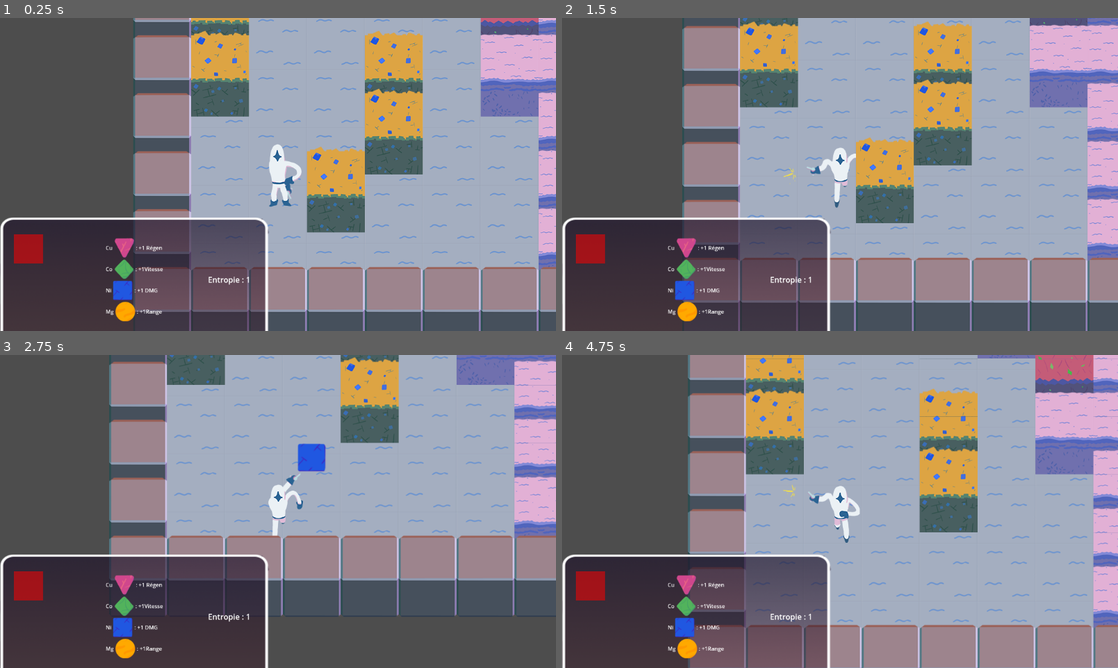
Above: before the commit, frames 1-4 (two rows, left to right).
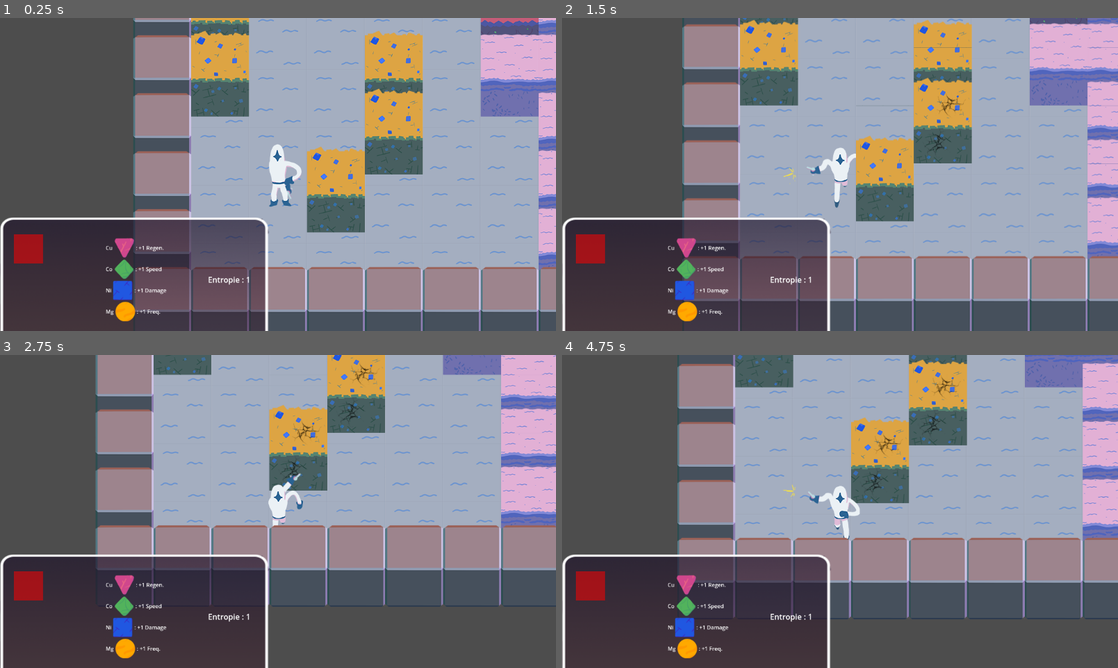
Above: after the commit, the same moments.

Repository: ParisRomane/Scientific_game_jam
Game: Godot game, scene res://scenes/concrete_scenes/game.tscn
Same seed, same stepped clock (60 frames per second), same inputs: the game is played once before the commit and once after it. This scene is started directly instead of the project's main scene.
Inputs (mouse positions are in pixels of both pictures, inside the frame that each line leads up to):
- Up to frame 1 (0.25 s): no input
- Up to frame 2 (1.5 s): tap Enter at 0.5 s; move the mouse to (962, 158) at 0.52 s; press the mouse at (962, 158) at 0.53 s; hold Right (ui_right) 0.53-1.28 s; tap Space (ui_select) at 0.77, 0.8, 1.07, 1.35 s; move the mouse to (728, 190) at 1.27 s; release the mouse at (728, 190) at 1.28 s; hold Down (ui_down) from 1.28 s (still down)
- Up to frame 3 (2.75 s): tap Space (ui_select) at 1.52, 1.82, 2.3 s; click (166, 527) at 1.55 s; move the mouse to (333, 442) at 2.02 s; release Down (ui_down) at 2.03 s; press the mouse at (333, 442) at 2.03 s; hold Right (ui_right) from 2.03 s (still down)
- Up to frame 4 (4.75 s): move the mouse to (812, 574) at 2.77 s; release Right (ui_right) at 2.78 s; release the mouse at (812, 574) at 2.78 s; hold Up (ui_up) 2.78-3.53 s; click (812, 574) at 2.85 s; tap Space (ui_select) at 3.02, 3.32, 4.52 s; move the mouse to (1006, 558) at 3.52 s; hold Space (ui_select) 3.53-4.28 s; hold Left (ui_left) from 3.53 s (still down); move the mouse to (673, 464) at 4.27 s; click (673, 464) at 4.35 s

The runs differ from the first frame. In frame 1, less than 0.1% of the frame differs, in the area x 26-30%, y 72-95%; in frame 2, 7.7%; in frame 3, 23%; in frame 4, 53%, in the area x 20-100%, y 0-100%.

Commit message:
Changed range stat to damage stat

Diff:
--- a/scenes/UIs/UI.tscn
+++ b/scenes/UIs/UI.tscn
@@ -1,4 +1,4 @@
-[gd_scene load_steps=6 format=3]
+[gd_scene load_steps=6 format=3 uid="uid://daohgp1o7vwie"]
 
 [ext_resource type="Script" path="res://scripts/UI.gd" id="1_xkwvf"]
 [ext_resource type="Texture2D" uid="uid://dkoapkls5ypuw" path="res://assets/component/rond_smal_0.png" id="2_15a7m"]
--- a/scripts/Player.gd
+++ b/scripts/Player.gd
@@ -34,13 +34,13 @@
 var stat_speed # positive int
 var stat_damage # positive int
 var stat_regen # positive int
-var stat_range # positive int
+var stat_frequence # positive int
 
 @export var pv_default = 100 # 100 pv
 @export var regen_time_default = 1.0 # time to recover 1 pv in seconds
 @export var max_speed = 100
-@export var damage_default = 5 # harm to players
-@export var range_default = 0.1 # seconds before bullet disappears
+@export var damage_default = 5 # harm to players or blocks
+@export var frequence_default = 1 # shoot per second
 
 signal player_death
 signal player_update_pv(pv)
@@ -55,7 +55,7 @@
 	stat_regen = 0
 	stat_speed = 0
 	stat_damage = 0
-	stat_range = 0
+	stat_frequence = 0
 
 	$Sounds/Hit.stream = load("res://assets/son/hit.wav")
 	$Sounds/Shoot.stream = load("res://assets/son/shoot.mp3")
@@ -70,7 +70,7 @@
 		vel = velocity
 		$Arm.look_at(get_global_mouse_position())
 		update_pv(delta)
-		emit_signal("send", position, pv, stat_speed, stat_damage, stat_regen, stat_range, name)
+		emit_signal("send", position, pv, stat_speed, stat_damage, stat_regen, stat_frequence, name)
 	#update_position()
 
 func hit(damage):
@@ -117,7 +117,7 @@
 	animation_loop()
 
 func movement_loop():
-	var speed = max_speed * (1 + 0.2 * stat_speed)
+	var speed = max_speed * (1.2 + 0.1 * stat_speed)
 
 	#Change z-index priority
 	z_index = int(position.y/60)
@@ -160,13 +160,15 @@
 		var rotation = shoot_line.angle()
 		can_shoot = false
 
-		var damage = damage_default * (1 + 0.2 * stat_damage)
-		var range = range_default * (1 + 0.4 * stat_range)
+		var damage = damage_default * (0.5 + 0.05 * stat_damage)
 
 		#Bullet spawn
 		self.add_collision_exception_with(b)
-		b.start($Arm/Marker2D.global_position, rotation, damage, range)
+		b.start($Arm/Marker2D.global_position, rotation, damage)
 		get_parent().add_child(b)
+
+		var frequence = frequence_default * (1 + 0.05 * stat_frequence)
+		$Reload.wait_time = 1/frequence
 
 		#Timer start
 		if $Reload.is_stopped():
@@ -195,7 +197,7 @@
 	stat_regen = list[0]
 	stat_speed = list[1]
 	stat_damage = list[2]
-	stat_range = list[3]
+	stat_frequence = list[3]
 
 func die():
 	player_death.emit()
--- a/scripts/UI.gd
+++ b/scripts/UI.gd
@@ -1,9 +1,9 @@
 extends Control
 #enum elements type
-enum {NONE, CU,CO,NI,MG}
+enum {NONE, CU, CO, NI, MG}
 const MAX_SIZE_MAT = 9
-var element_names = ["Cu","Co","Ni","Mg"]
-var begin_text = [" Régen", "Vitesse", " DMG", "Range"]
+var element_names = ["Cu", "Co", "Ni", "Mg"]
+var begin_text = [" Regen.", " Speed", " Damage", " Freq."]
 
 var next_texture = preload("res://assets/environement/placeholder.png")
 var None_texture = preload("res://assets/environement/no_gems.png")
--- a/scripts/bullet.gd
+++ b/scripts/bullet.gd
@@ -3,15 +3,14 @@
 const SPEED = 1000
 var vel = Vector2()
 var damage # harm in pv to player
-var ttl # time to live
+@export var ttl = 2 # time to live in s
 
 var time_counter
 
-func start(pos, dir, dam, ran):
+func start(pos, dir, dam):
 	$AnimatedSprite2D.rotate(dir)
 	position = pos
 	damage = dam
-	ttl = ran
 	vel = Vector2(SPEED, 0).rotated(dir)
 	time_counter = 0
 
@@ -21,6 +20,7 @@
 func _physics_process(delta):
 	time_counter += delta
 	if time_counter >= ttl:
+		print("autodestruction")
 		queue_free()
 
 	var collision = move_and_collide(vel*delta)
Not shown: 1 places in scenes/objects/player.tscn that only renumber resources
